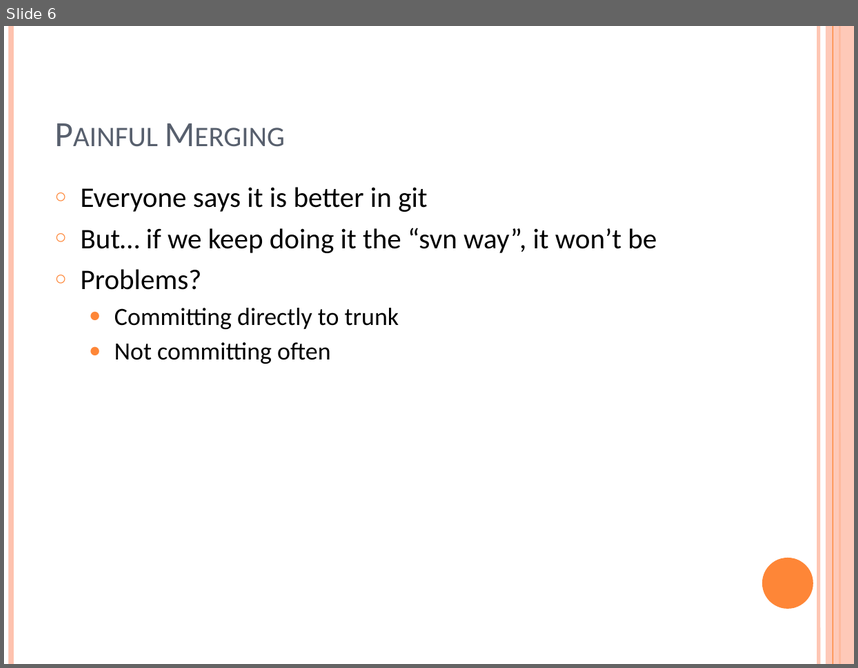
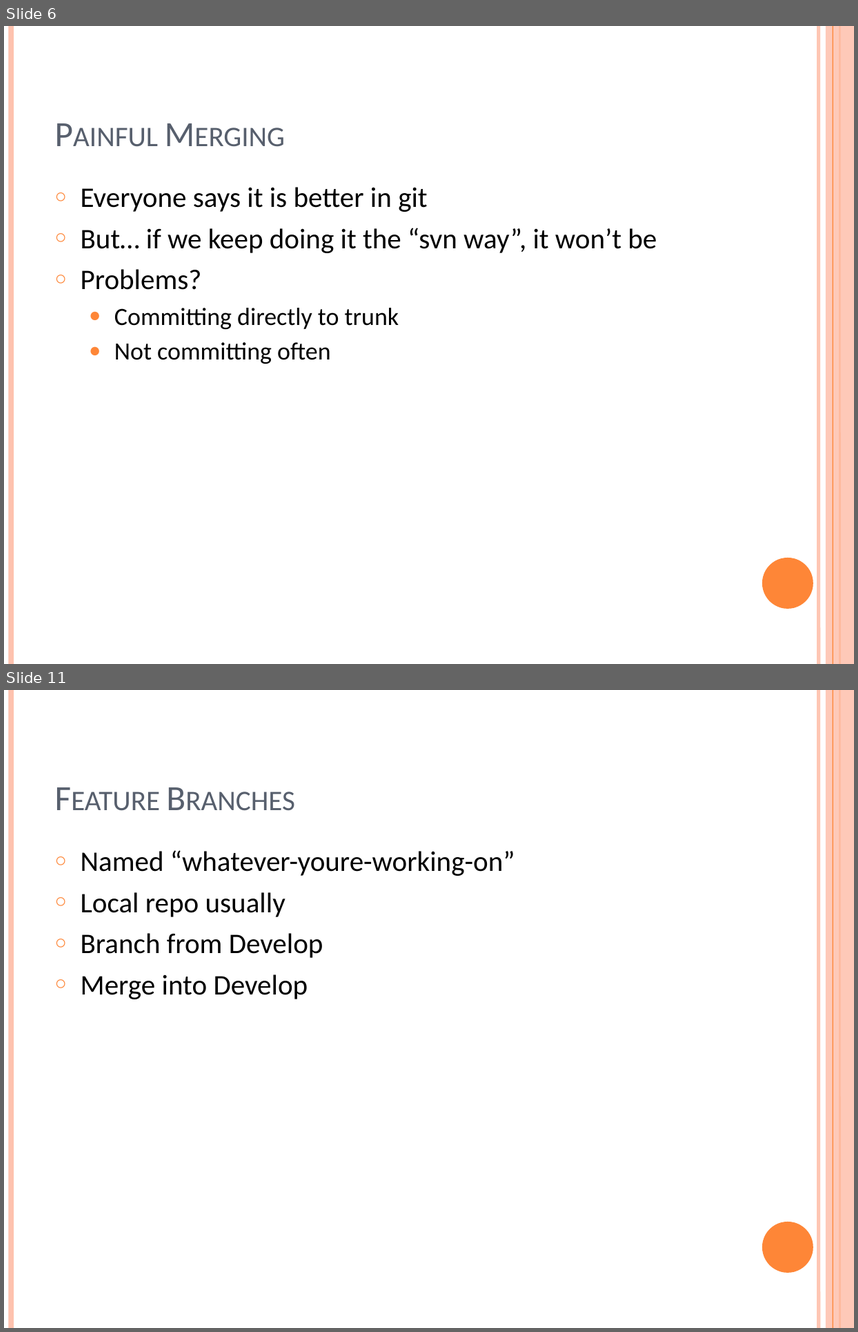
Before and after one commit to ungood/presentations, a slide deck: GitFlow/The Case for Git (Flow).pptx. Shown one above the other, each under a label of ours: slide 6 before the commit, slides 6 and 11 after it; the slides between them are not shown. The pictures are 858x668 and 858x1332 pixels, drawn with LibreOffice and Linux fonts; fonts in the diff are those of the drawing. Boxes give left, top, right and bottom in pixels: in the first picture for what was removed or moved away, otherwise in the second. Text is boxed around its words. In the diff, an @@ line names an element or a change of style, - is before the commit and + after.

```diff
--- a/GitFlow/The Case for Git (Flow).pptx
+++ b/GitFlow/The Case for Git (Flow).pptx
@@ slide 11 added at (4,690,854,1328), background #FFFFFF; not listed: 6 template elements that a slide beside it also shows @@
@@ title added at (47,716,741,822), 30 pt, text #575F6D, small capitals @@
+Feature Branches
@@ text added at (81,850,515,999), 24 pt, text #000000 @@
+○ Named “whatever-youre-working-on”
+○ Local repo usually
+○ Branch from Develop
+○ Merge into Develop
```
Also in this commit, not shown: 1 slide changed, 10 other slides added, 1 slide removed, 1 other file.
